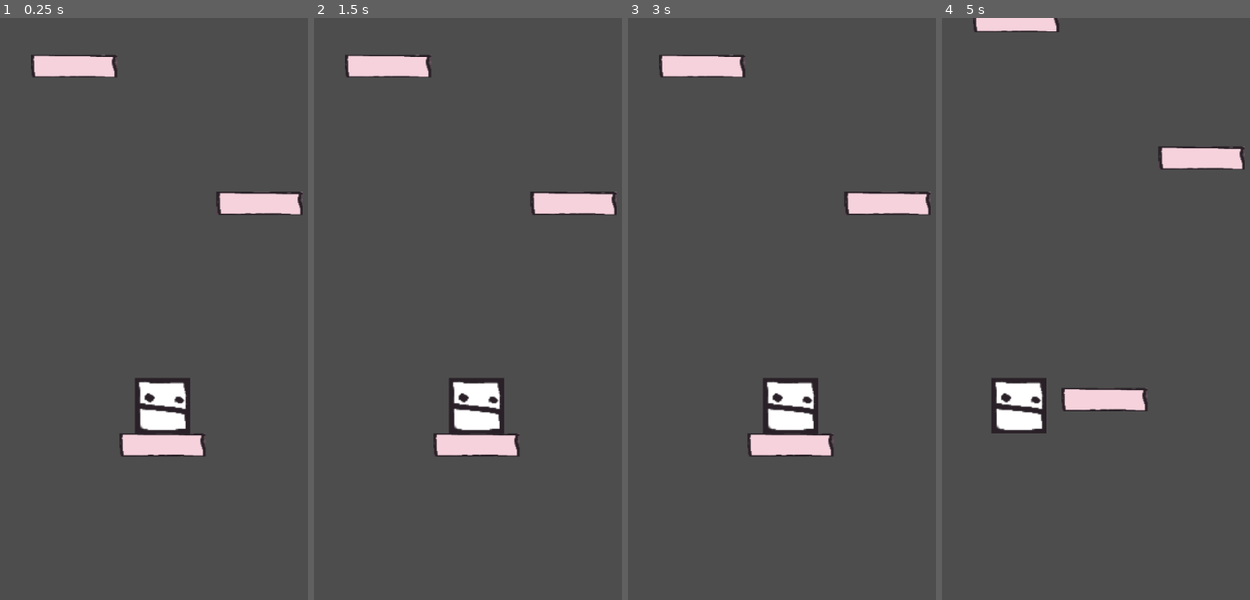
Above: before the commit, frames 1-4 (left to right).
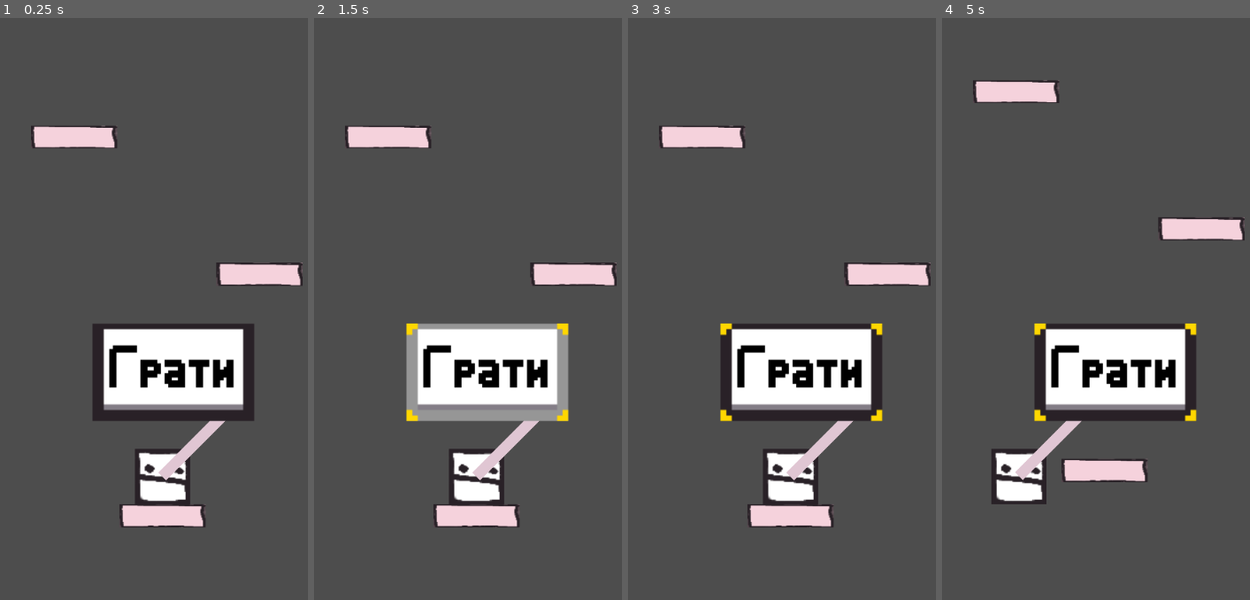
Above: after the commit, the same moments.

Repository: Damglador/PixelJump
Game: Godot game, scene res://scenes/game.tscn
The game is run twice, just before and just after one commit, with the same random seed, the same clock (stepped at 60 frames per second) and the same inputs.
Inputs (mouse positions are in pixels of both pictures, inside the frame that each line leads up to):
- Up to frame 1 (0.25 s): no input
- Up to frame 2 (1.5 s): click (486, 373) at 0.5 s, where only the run after the commit has a clickable "Грати"; click (486, 373) at 1.25 s, where only the run after the commit has a clickable "Грати"
- Up to frame 3 (3 s): click (800, 373) at 2 s, where only the run after the commit has a clickable "Грати"; tap Enter at 2.75 s; move the mouse to (889, 338) at 2.77 s; click (889, 338) at 2.92 s
- Up to frame 4 (5 s): tap Space at 3.5 s; drag from (1034, 407) to (1096, 512) at 3.52 s; move the mouse to (1154, 215) at 4.27 s; click (1154, 215) at 4.42 s

The runs differ from the first frame. In frame 1, 16% of the frame differs, in the area x 10-99%, y 6-88%; in frame 2, 16%; in frame 3, 16%; in frame 4, 17%, in the area x 10-99%, y 0-84%.

Commit message:
UI begginings

Diff:
--- /dev/null
+++ b/src/assets/Default.tres
@@ -0,0 +1,87 @@
+[gd_resource type="Theme" load_steps=8 format=3 uid="uid://mqftlux1003g"]
+
+[ext_resource type="Texture2D" uid="uid://dojuxe1vlc1y5" path="res://assets/UI.png" id="1_2yi7o"]
+[ext_resource type="FontFile" uid="uid://d2c2fv40ebrtm" path="res://assets/SomePixelWeirdFont.ttf" id="1_nmhd5"]
+
+[sub_resource type="StyleBoxTexture" id="StyleBoxTexture_awpbh"]
+texture = ExtResource("1_2yi7o")
+texture_margin_left = 10.0
+texture_margin_top = 10.0
+texture_margin_right = 10.0
+texture_margin_bottom = 10.0
+expand_margin_left = 5.0
+expand_margin_top = 5.0
+expand_margin_right = 5.0
+expand_margin_bottom = 5.0
+region_rect = Rect2(130, 0, 120, 65)
+
+[sub_resource type="StyleBoxTexture" id="StyleBoxTexture_6nmsk"]
+texture = ExtResource("1_2yi7o")
+texture_margin_left = 10.0
+texture_margin_top = 10.0
+texture_margin_right = 10.0
+texture_margin_bottom = 10.0
+expand_margin_left = 5.0
+expand_margin_top = 5.0
+expand_margin_right = 5.0
+expand_margin_bottom = 5.0
+region_rect = Rect2(0, 0, 120, 65)
+
+[sub_resource type="StyleBoxTexture" id="StyleBoxTexture_nmhd5"]
+texture = ExtResource("1_2yi7o")
+texture_margin_left = 10.0
+texture_margin_top = 5.0
+texture_margin_right = 10.0
+texture_margin_bottom = 15.0
+expand_margin_left = 5.0
+expand_margin_top = 5.0
+expand_margin_right = 5.0
+expand_margin_bottom = 5.0
+region_rect = Rect2(0, 75, 120, 65)
+
+[sub_resource type="StyleBoxTexture" id="StyleBoxTexture_j7hto"]
+texture = ExtResource("1_2yi7o")
+texture_margin_left = 10.0
+texture_margin_top = 5.0
+texture_margin_right = 10.0
+texture_margin_bottom = 15.0
+expand_margin_left = 5.0
+expand_margin_top = 5.0
+expand_margin_right = 5.0
+expand_margin_bottom = 5.0
+region_rect = Rect2(0, 150, 120, 65)
+
+[sub_resource type="StyleBoxTexture" id="StyleBoxTexture_7ghkt"]
+texture = ExtResource("1_2yi7o")
+texture_margin_left = 10.0
+texture_margin_top = 10.0
+texture_margin_right = 10.0
+texture_margin_bottom = 10.0
+expand_margin_left = 5.0
+expand_margin_top = 5.0
+expand_margin_right = 5.0
+expand_margin_bottom = 5.0
+region_rect = Rect2(130, 150, 120, 65)
+
+[resource]
+default_font_size = 50
+Button/colors/font_color = Color(0, 0, 0, 1)
+Button/colors/font_disabled_color = Color(0.400699, 0.400697, 0.400698, 0.5)
+Button/colors/font_focus_color = Color(0, 0, 0, 1)
+Button/colors/font_hover_color = Color(0, 0, 0, 1)
+Button/colors/font_pressed_color = Color(0, 0, 0, 1)
+Button/colors/icon_focus_color = Color(0, 0, 0, 1)
+Button/colors/icon_hover_color = Color(0, 0, 0, 1)
+Button/colors/icon_normal_color = Color(0, 0, 0, 1)
+Button/colors/icon_pressed_color = Color(0, 0, 0, 1)
+Button/constants/align_to_largest_stylebox = 0
+Button/constants/h_separation = 4
+Button/constants/icon_max_width = 0
+Button/constants/outline_size = 0
+Button/font_sizes/font_size = 50
+Button/fonts/font = ExtResource("1_nmhd5")
+Button/styles/disabled = SubResource("StyleBoxTexture_awpbh")
+Button/styles/focus = SubResource("StyleBoxTexture_6nmsk")
+Button/styles/hover = SubResource("StyleBoxTexture_nmhd5")
+Button/styles/normal = SubResource("StyleBoxTexture_j7hto")
+Button/styles/pressed = SubResource("StyleBoxTexture_7ghkt")
--- /dev/null
+++ b/src/scenes/hud.tscn
@@ -0,0 +1,24 @@
+[gd_scene load_steps=2 format=3 uid="uid://bmky7p1mgp2in"]
+
+[ext_resource type="Theme" uid="uid://mqftlux1003g" path="res://assets/Default.tres" id="1_ahhtf"]
+
+[node name="HUD" type="Control"]
+layout_mode = 3
+anchors_preset = 15
+anchor_right = 1.0
+anchor_bottom = 1.0
+grow_horizontal = 2
+grow_vertical = 2
+
+[node name="CenterContainer" type="CenterContainer" parent="."]
+layout_mode = 0
+offset_right = 360.0
+offset_bottom = 640.0
+
+[node name="VBoxContainer" type="VBoxContainer" parent="CenterContainer"]
+layout_mode = 2
+
+[node name="Button" type="Button" parent="CenterContainer/VBoxContainer"]
+layout_mode = 2
+theme = ExtResource("1_ahhtf")
+text = "Грати"
--- a/src/scenes/platform.tscn
+++ b/src/scenes/platform.tscn
@@ -11,7 +11,6 @@
 
 [node name="CollisionShape2D" type="CollisionShape2D" parent="AnimatableBody2D"]
 position = Vector2(0.499998, 2.38419e-07)
-scale = Vector2(1, 1)
 shape = SubResource("RectangleShape2D_nlgqw")
 one_way_collision = true
 
--- a/src/scenes/player.tscn
+++ b/src/scenes/player.tscn
@@ -1,7 +1,9 @@
-[gd_scene load_steps=4 format=3 uid="uid://ccm6seqtd5ic0"]
+[gd_scene load_steps=6 format=3 uid="uid://ccm6seqtd5ic0"]
 
 [ext_resource type="Texture2D" uid="uid://no7r1a3n5g0d" path="res://assets/Player.png" id="1_3vyb7"]
 [ext_resource type="Script" uid="uid://bxpni4l7qkv5k" path="res://scripts/player.gd" id="1_g2els"]
+[ext_resource type="Texture2D" uid="uid://86rgtxcwvb8s" path="res://assets/Illustration3.png" id="3_qhqgy"]
+[ext_resource type="PackedScene" uid="uid://bmky7p1mgp2in" path="res://scenes/hud.tscn" id="4_dqkch"]
 
 [sub_resource type="RectangleShape2D" id="RectangleShape2D_g2els"]
 size = Vector2(50, 50)
@@ -25,3 +27,12 @@
 limit_left = 0
 limit_right = 360
 position_smoothing_speed = 0.0
+drag_vertical_enabled = true
+
+[node name="TheArrow" type="Line2D" parent="CharacterBody2D"]
+points = PackedVector2Array(0, 0, 63, -63)
+texture = ExtResource("3_qhqgy")
+
+[node name="CanvasLayer" type="CanvasLayer" parent="."]
+
+[node name="HUD" parent="CanvasLayer" instance=ExtResource("4_dqkch")]
Binary file added: src/assets/SomePixelWeirdFont.ttf
Not shown, added: src/assets/SomePixelWeirdFont.ttf.import
Binary file added: src/assets/UI.png
Not shown, added: src/assets/UI.png.import
